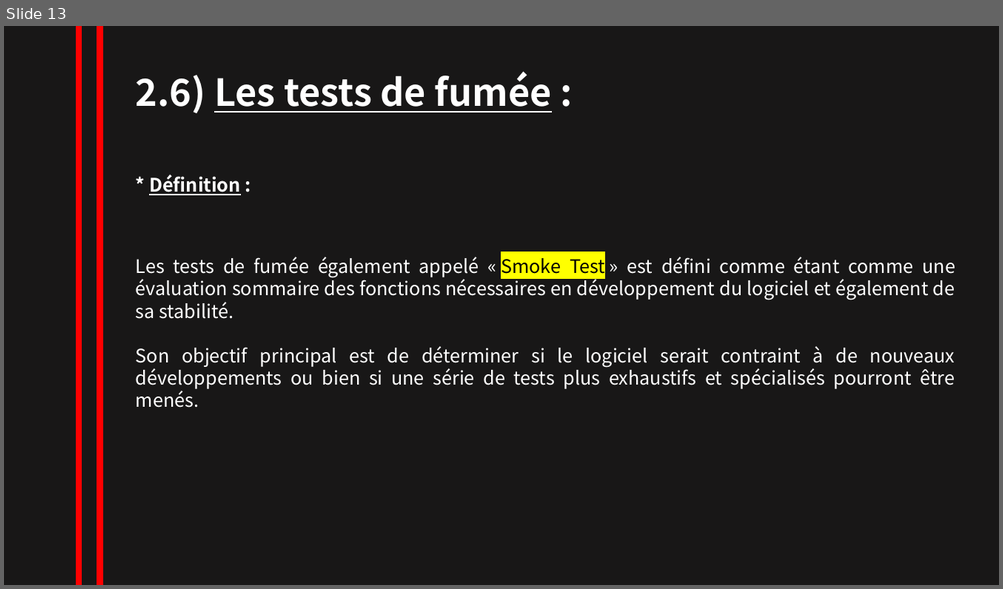
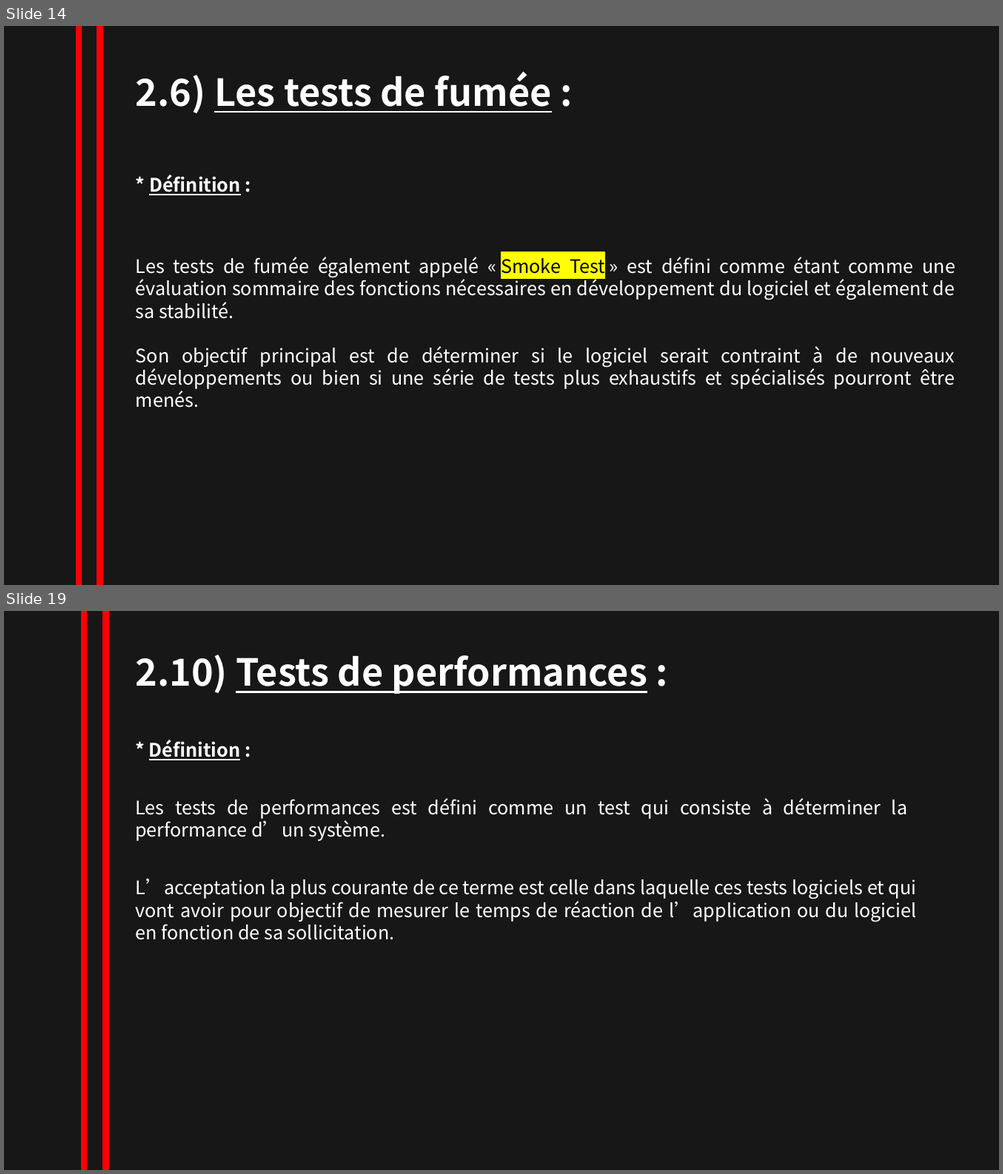
Before and after one commit to NesrineZitouni11/nesrine_zitouni, a slide deck: TRAVAUX/powerpointRevisionISTQB.pptx. Shown one above the other, each under a label of ours: slide 13 before the commit, slides 14 and 19 after it; the slides between them are not shown. The pictures are 1003x589 and 1003x1174 pixels, drawn with LibreOffice and Linux fonts; fonts in the diff are those of the drawing. Boxes give left, top, right and bottom in pixels: in the first picture for what was removed or moved away, otherwise in the second. Text is boxed around its words. In the diff, an @@ line names an element or a change of style, - is before the commit and + after.

```diff
--- a/TRAVAUX/powerpointRevisionISTQB.pptx
+++ b/TRAVAUX/powerpointRevisionISTQB.pptx
@@ slide 19 added at <box>4,611,999,1170</box>, background #181717 @@
@@ line added from (84, 611) to (84, 1170), #FF0000 6 pt @@
@@ line added from (106, 611) to (106, 1170), #FF0000 6 pt @@
@@ text added at <box>135,655,647,694</box>, 36 pt, text #FFFFFF, bold, underline @@
+2.10) Tests de performances :
@@ text added at <box>149,740,240,760</box>, 18 pt, text #FFFFFF, bold, underline @@
+* Définition :
@@ text added at <box>135,798,907,841</box>, 18 pt, text #FFFFFF @@
+Les tests de performances est défini comme un test qui consiste à déterminer la performance d’un système.
@@ text added at <box>135,879,916,940</box>, 18 pt, text #FFFFFF @@
+L’acceptation la plus courante de ce terme est celle dans laquelle ces tests logiciels et qui vont avoir pour objectif de mesurer le temps de réaction de l’application ou du logiciel en fonction de sa sollicitation.
@@ what was slide 13 is now slide 14 @@
```
Also in this commit, not shown: 6 other slides added.
